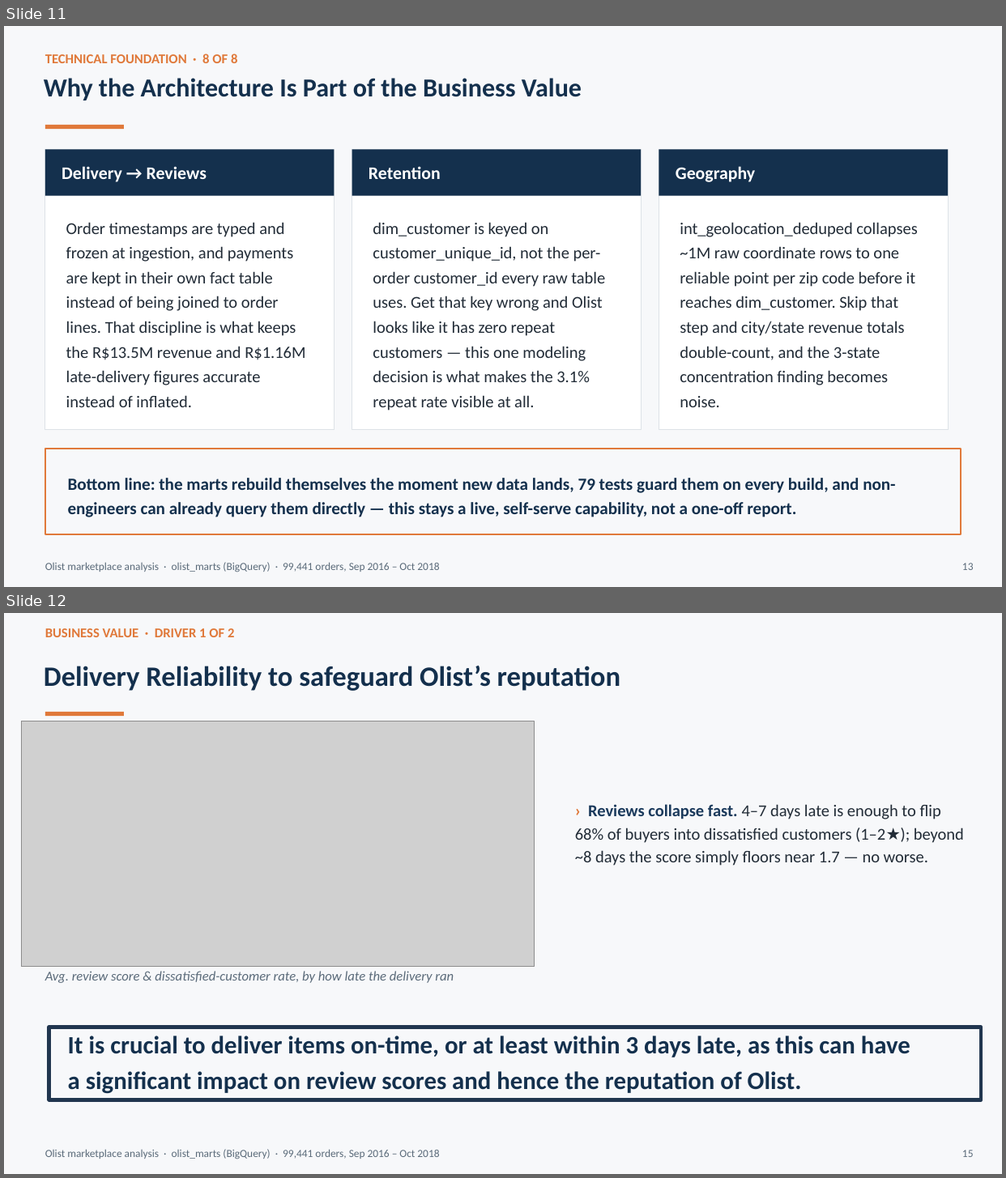
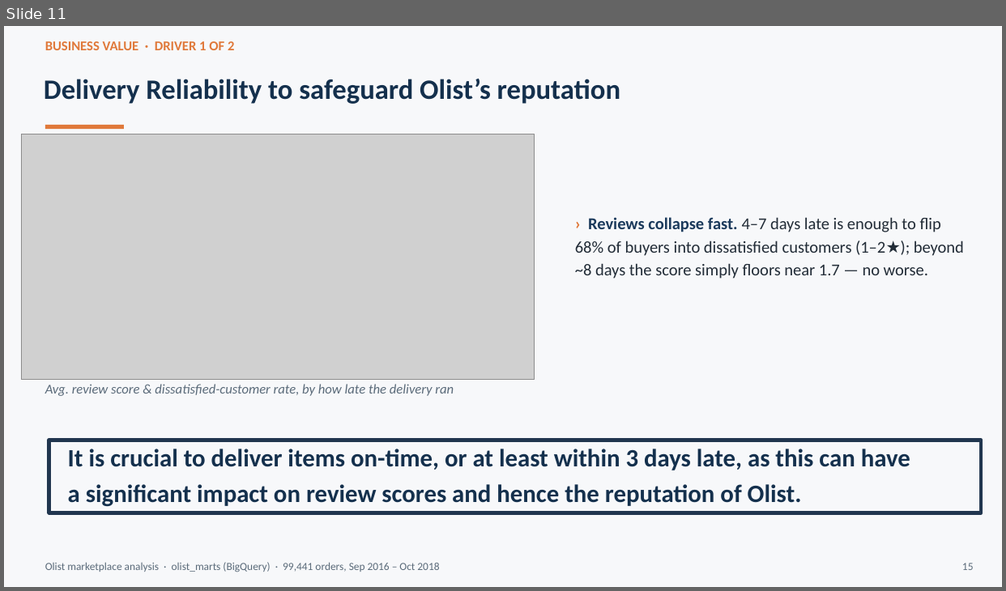
Before and after one commit to cheanwei/ntu-dsai-group5-project2, a slide deck: docs/Olist_Executive_Summary.pptx. Shown one above the other, each under a label of ours: slides 11 and 12 before the commit, slide 11 after it. The pictures are 1006x1178 and 1006x591 pixels, drawn with LibreOffice and Linux fonts; fonts in the diff are those of the drawing; grey boxes stand for pictures. Boxes give left, top, right and bottom in pixels: in the first picture for what was removed or moved away, otherwise in the second. Text is boxed around its words. In the diff, an @@ line names an element or a change of style, - is before the commit and + after.

Commit message:
Update Olist Executive Summary presentation file

```diff
--- a/docs/Olist_Executive_Summary.pptx
+++ b/docs/Olist_Executive_Summary.pptx
@@ slide 11 removed at [4, 26, 1002, 587], background #F7F8FA @@
@@ text removed at [45, 54, 237, 63] @@
-TECHNICAL FOUNDATION · 8 OF 8
@@ text removed at [44, 78, 582, 101] @@
-Why the Architecture Is Part of the Business Value
@@ rectangle removed at [45, 125, 124, 130] @@
@@ rectangle removed at [45, 149, 334, 430] @@
@@ rectangle removed at [45, 149, 334, 196] @@
@@ text removed at [62, 166, 206, 182] @@
-Delivery → Reviews
@@ rectangle removed at [352, 149, 641, 430] @@
@@ rectangle removed at [352, 149, 641, 196] @@
@@ text removed at [368, 166, 441, 179] @@
-Retention
@@ rectangle removed at [659, 149, 948, 430] @@
@@ rectangle removed at [659, 149, 948, 196] @@
@@ text removed at [675, 166, 755, 182] @@
-Geography
@@ text removed at [66, 222, 305, 408] @@
-Order timestamps are typed and frozen at ingestion, and payments are kept in their own fact table instead of being joined to order lines. That discipline is what keeps the R$13.5M revenue and R$1.16M late-delivery figures accurate instead of inflated.
@@ text removed at [373, 222, 605, 411] @@
-dim_customer is keyed on customer_unique_id, not the per-order customer_id every raw table uses. Get that key wrong and Olist looks like it has zero repeat customers — this one modeling decision is what makes the 3.1% repeat rate visible at all.
@@ text removed at [680, 222, 917, 408] @@
-int_geolocation_deduped collapses ~1M raw coordinate rows to one reliable point per zip code before it reaches dim_customer. Skip that step and city/state revenue totals double-count, and the 3-state concentration finding becomes noise.
@@ rectangle removed at [45, 449, 961, 535] @@
@@ text removed at [68, 478, 895, 518] @@
-Bottom line: the marts rebuild themselves the moment new data lands, 79 tests guard them on every build, and non-engineers can already query them directly — this stays a live, self-serve capability, not a one-off report.
@@ text removed at [45, 562, 439, 573] @@
-Olist marketplace analysis · olist_marts (BigQuery) · 99,441 orders, Sep 2016 – Oct 2018
@@ text removed at [962, 563, 974, 570] @@
-13
@@ what was slide 12 is now slide 11 @@
```
Also in this commit, not shown: 11 slides changed, 1 slide added.
